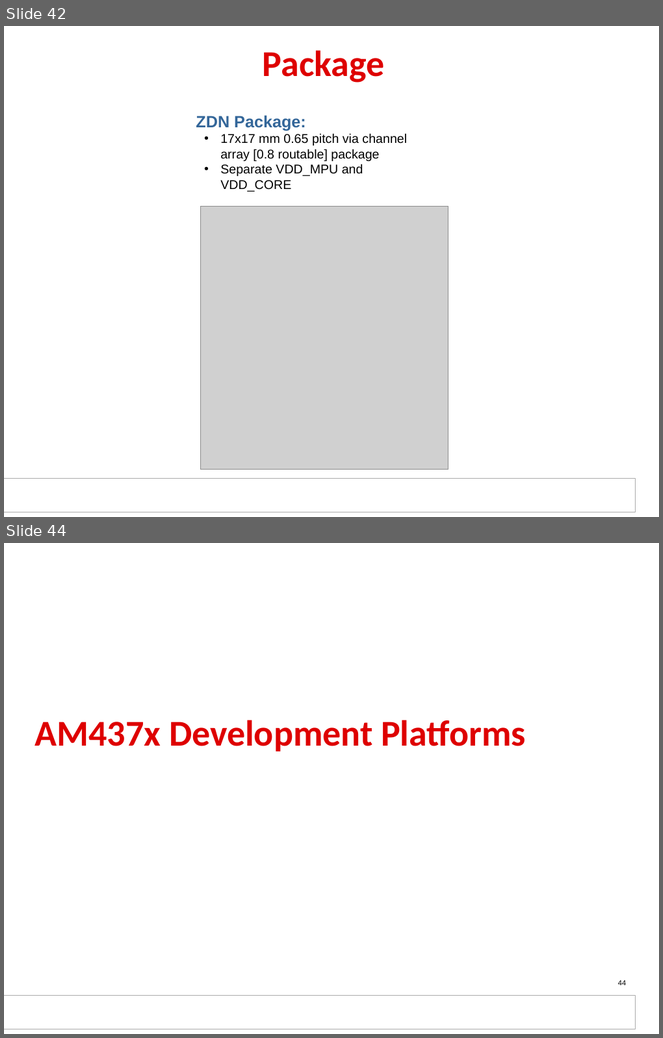
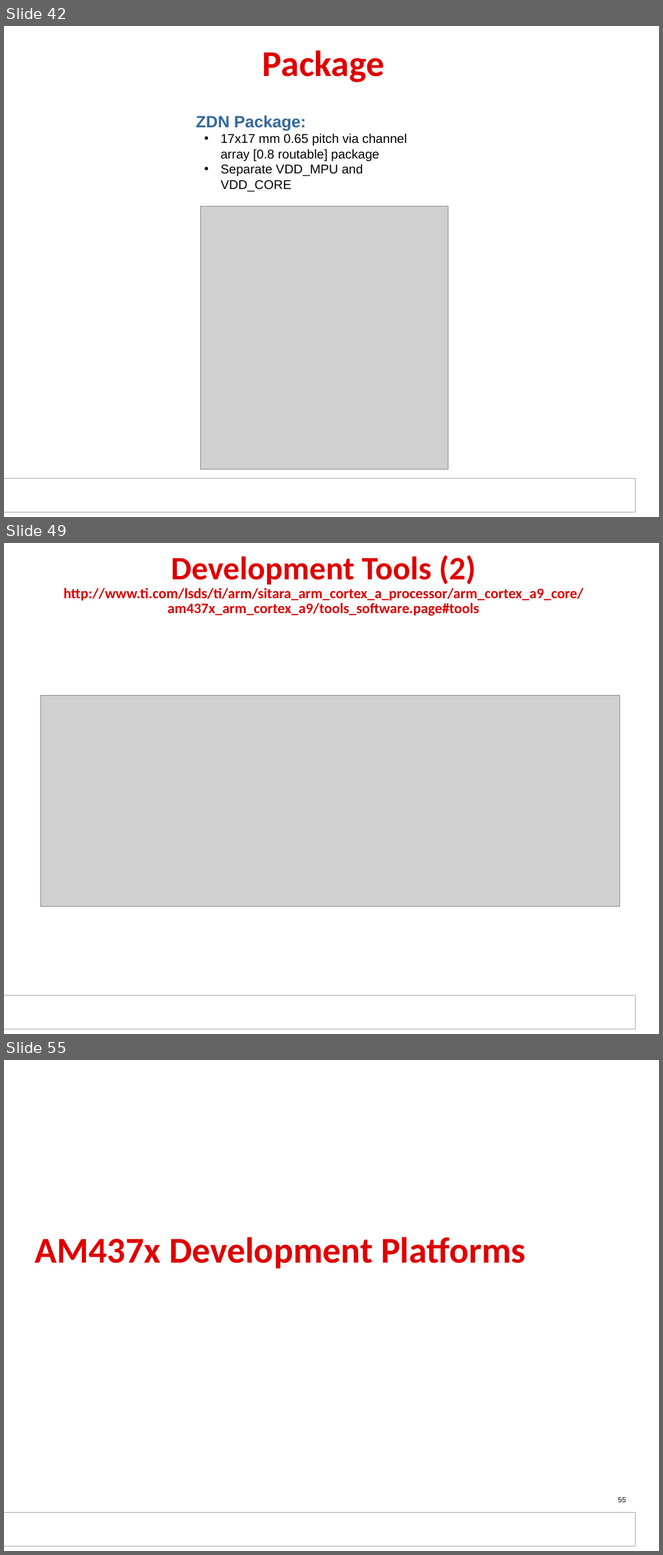
Before and after one commit to hari1989/keystone-workshop, a slide deck: preliminary/Working/presentations/Sitara/Ran_sitara_boot_camp_am437x_technical_overview_final.pptx. Shown one above the other, each under a label of ours: slides 42 and 44 before the commit, slides 42, 49 and 55 after it; the slides between them are not shown. The pictures are 663x1038 and 663x1555 pixels, drawn with LibreOffice and Linux fonts; fonts in the diff are those of the drawing; grey boxes stand for pictures; background and template pictures are left out. Boxes give left, top, right and bottom in pixels: in the first picture for what was removed or moved away, otherwise in the second. Text is boxed around its words. In the diff, an @@ line names an element or a change of style, - is before the commit and + after.

```diff
--- a/preliminary/Working/presentations/Sitara/Ran_sitara_boot_camp_am437x_technical_overview_final.pptx
+++ b/preliminary/Working/presentations/Sitara/Ran_sitara_boot_camp_am437x_technical_overview_final.pptx
@@ slide 49 added at bbox=[4, 543, 659, 1034], background #FFFFFF; not listed: 2 template elements that a slide beside it also shows @@
@@ title added at bbox=[64, 555, 584, 616], 16 pt, text #DE0000, bold @@
+Development Tools (2)
+http://www.ti.com/lsds/ti/arm/sitara_arm_cortex_a_processor/arm_cortex_a9_core/am437x_arm_cortex_a9/tools_software.page#tools
@@ picture added at bbox=[40, 695, 620, 906] @@
@@ what was slide 44 is now slide 55 @@
@@ page number at bbox=[618, 1497, 626, 1503]: text changed @@
-44
+55
```
Also in this commit, not shown: 1 slide changed, 11 other slides added, 7 slides removed.
